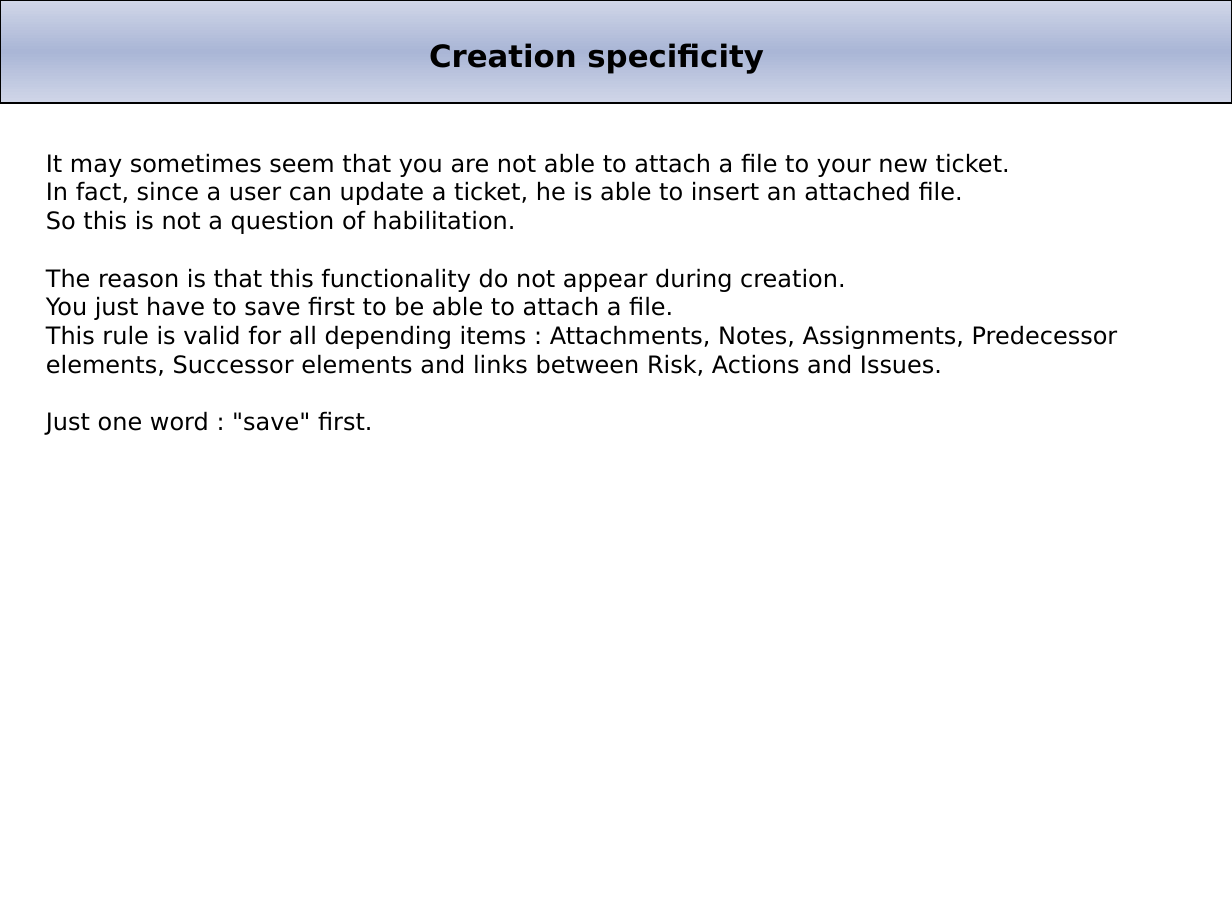
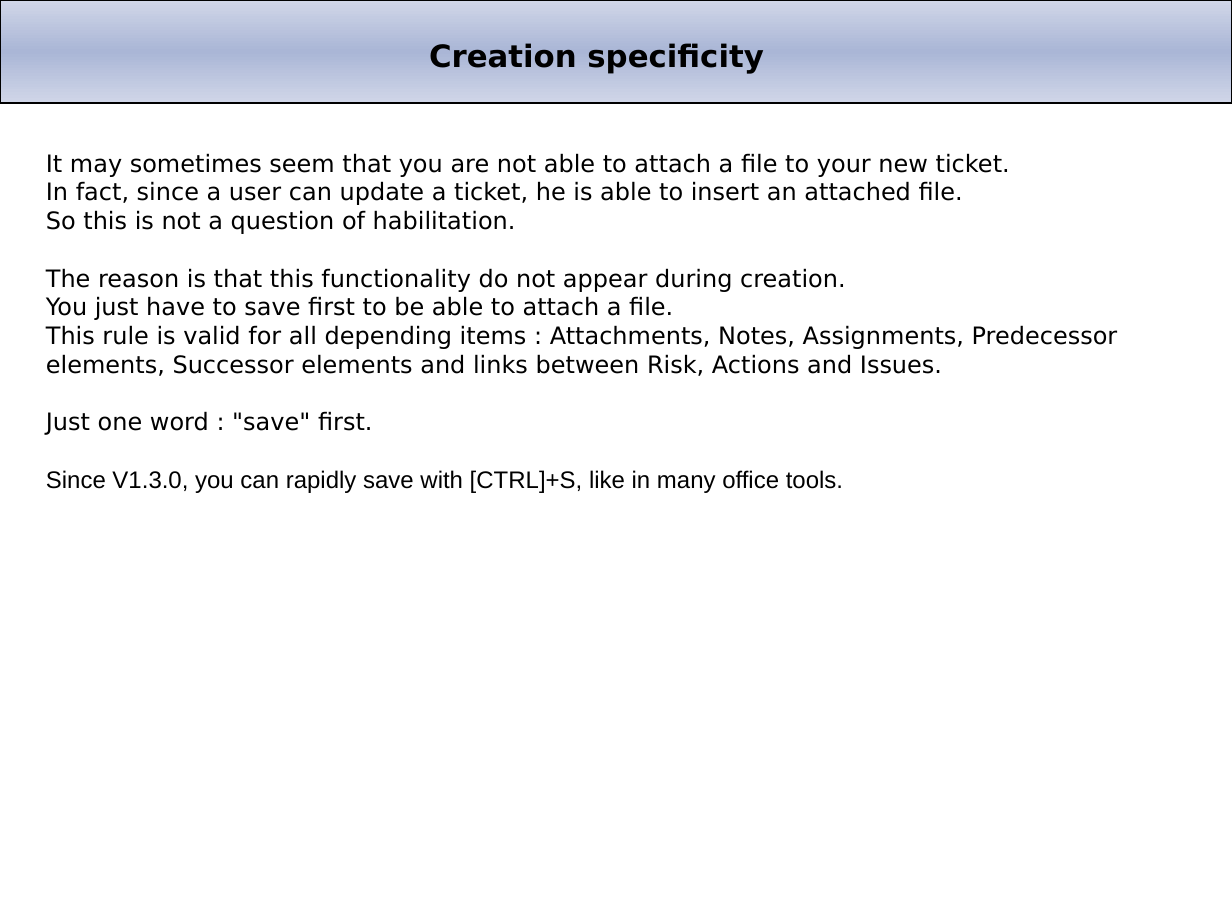
Before and after one commit to babynus/projeqtor, a slide deck: slide 17 of branches/V1.4/projector/manual/Project'Or RIA.ppt (slide 13 before the commit). Drawn at 1232x924 pixels with LibreOffice and Linux fonts; fonts in the diff are those of the drawing; background and template pictures are left out. Boxes give left, top, right and bottom in pixels: in the first picture for what was removed or moved away, otherwise in the second. Text is boxed around its words. In the diff, an @@ line names an element or a change of style, - is before the commit and + after.

```diff
--- a/branches/V1.4/projector/manual/Project'Or RIA.ppt
+++ b/branches/V1.4/projector/manual/Project'Or RIA.ppt
@@ text at (46, 470, 843, 493): paragraph added @@
+Since V1.3.0, you can rapidly save with [CTRL]+S, like in many office tools.
```
Also in this commit, not shown: 1 other slide changed, 8 slides added, 1 slide removed, 1 other file.
